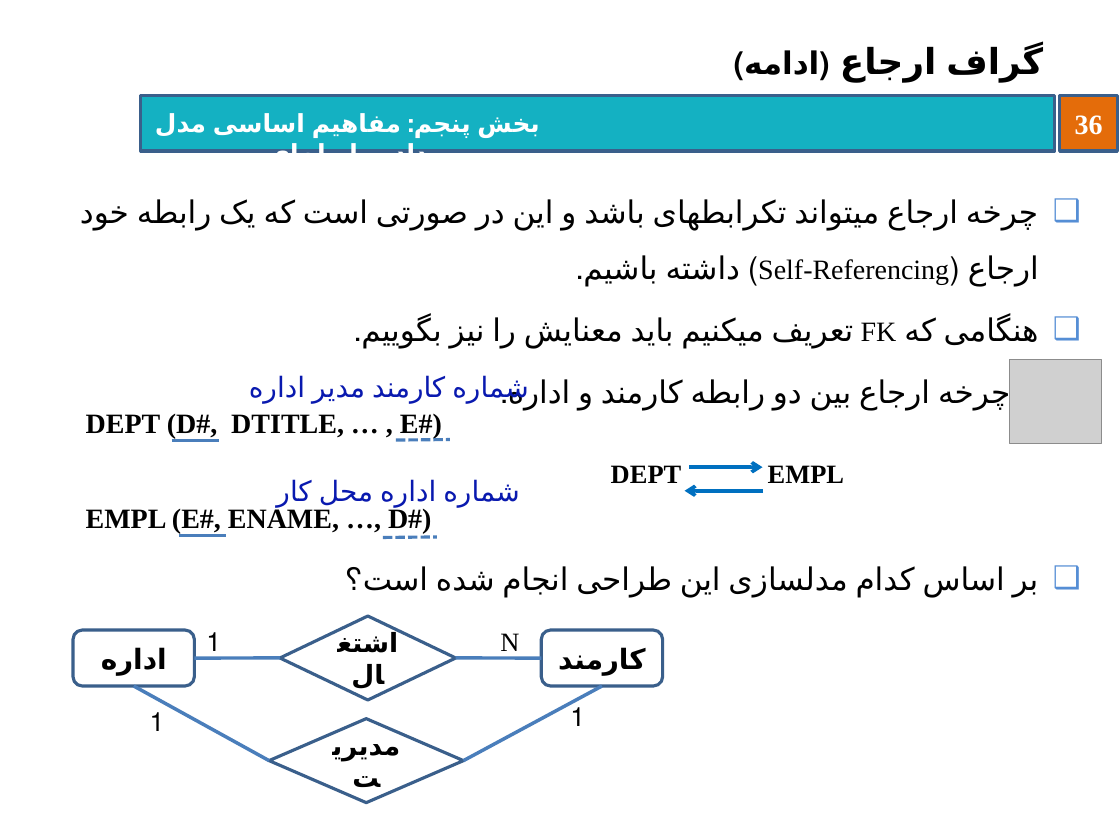
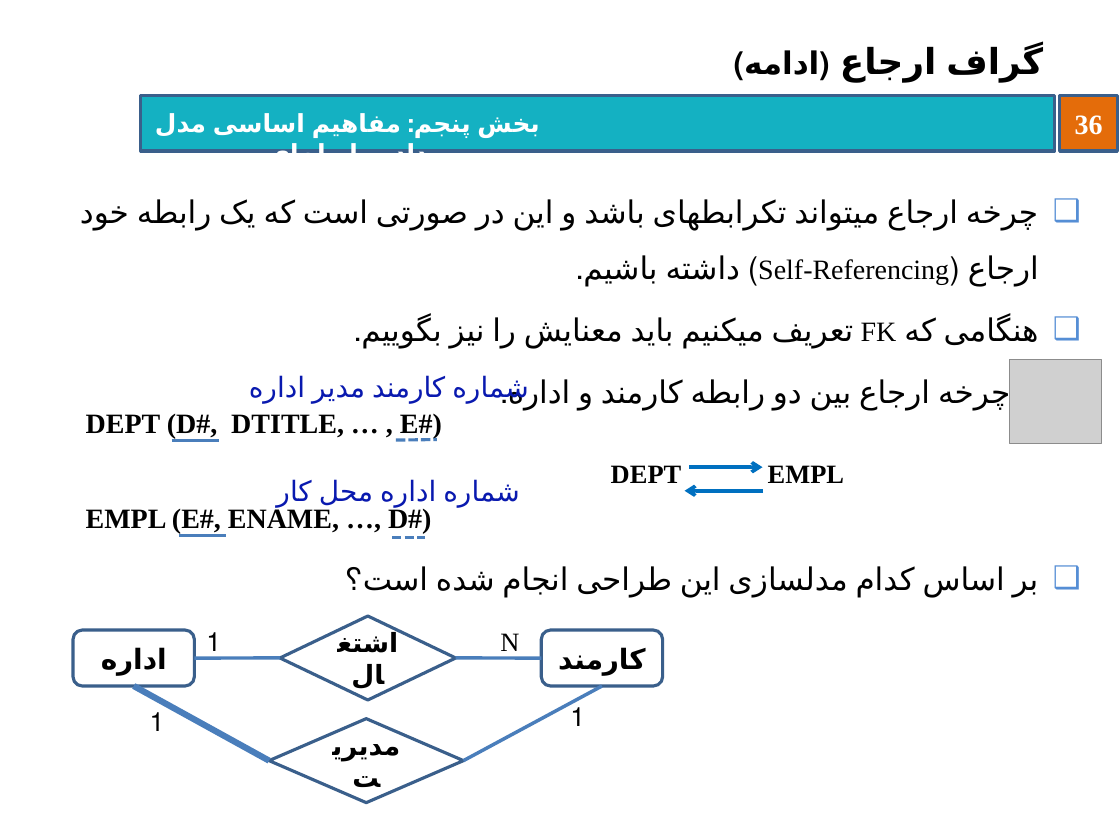
Before and after one commit to behnamhatami/DB-Slides, a slide deck: slide 36 of 5-DB-Relation.pptx. Drawn at 1120x840 pixels with LibreOffice and Linux fonts; fonts in the diff are those of the drawing; grey boxes stand for pictures; background and template pictures are left out. Boxes give left, top, right and bottom in pixels: in the first picture for what was removed or moved away, otherwise in the second. Text is boxed around its words. In the diff, an @@ line names an element or a change of style, - is before the commit and + after.

```diff
--- a/5-DB-Relation.pptx
+++ b/5-DB-Relation.pptx
@@ line moved from (395, 440) - (450, 439) to (395, 440) - (437, 439) @@
@@ line moved from (383, 538) - (437, 536) to (392, 538) - (426, 538) @@
@@ line (133, 687) - (269, 760): stroke #4B7EBC 2.25 pt to #4B7EBC 4 pt @@
```
Also in this commit, not shown: 25 other slides changed.
